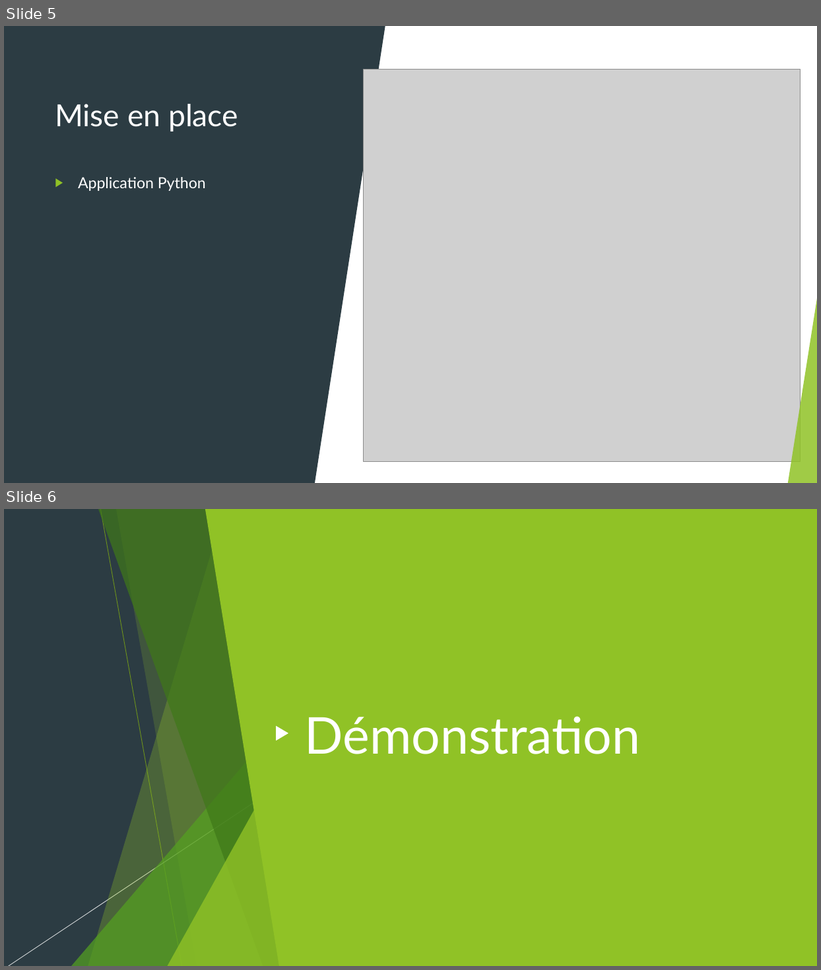
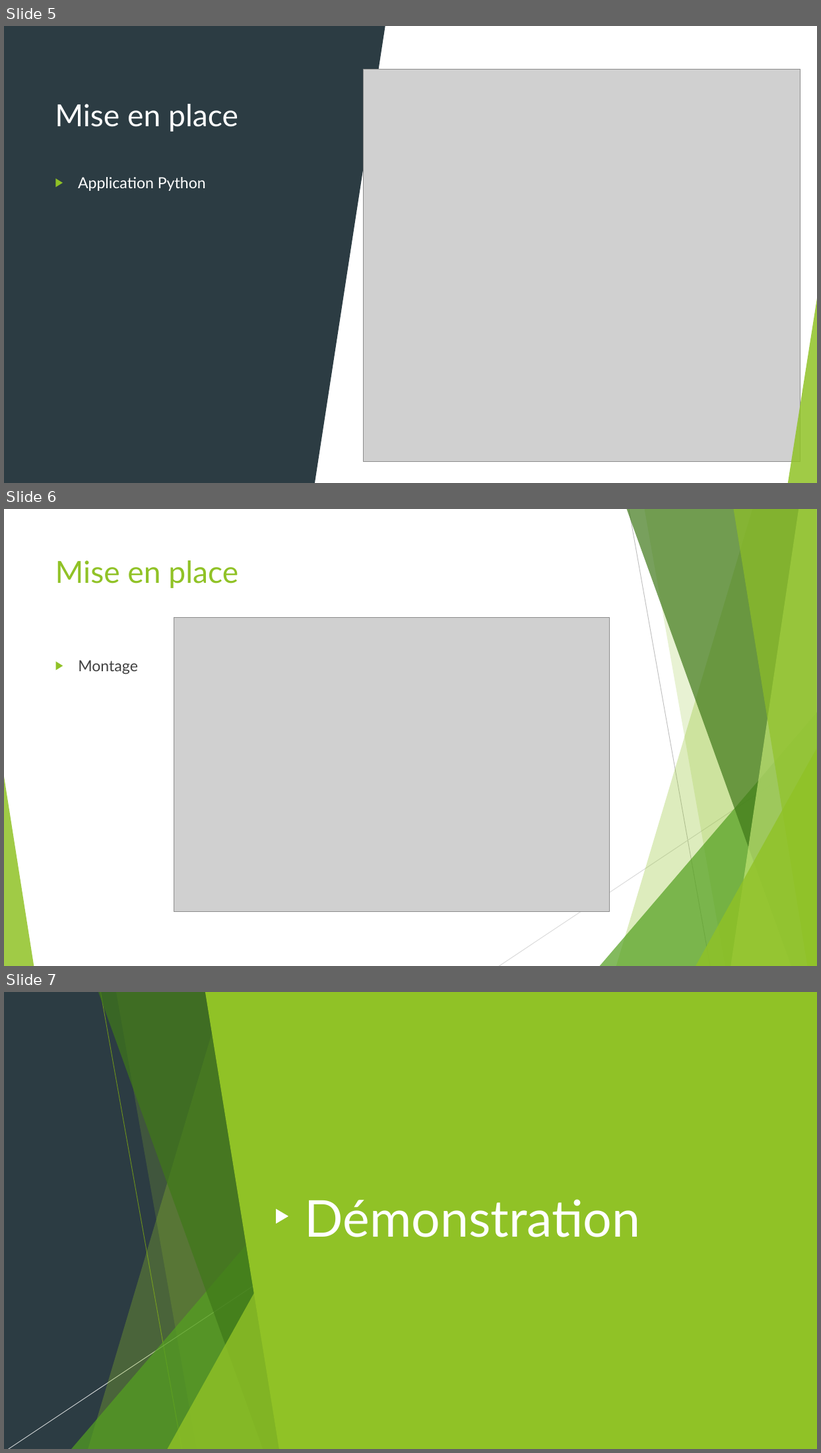
Before and after one commit to hboueix/ConnectedFlowers, a slide deck: Plant+.pptx. Shown one above the other, each under a label of ours: slides 5 and 6 before the commit, slides 5, 6 and 7 after it. The pictures are 821x970 and 821x1453 pixels, drawn with LibreOffice and Linux fonts; fonts in the diff are those of the drawing; grey boxes stand for pictures. Boxes give left, top, right and bottom in pixels: in the first picture for what was removed or moved away, otherwise in the second. Text is boxed around its words. In the diff, an @@ line names an element or a change of style, - is before the commit and + after.

Commit message:
diapo final OK

```diff
--- a/Plant+.pptx
+++ b/Plant+.pptx
@@ slide 6 added at (4,509,817,966), background #FFFFFF; not listed: 10 template elements that a slide beside it also shows @@
@@ title added at (55,560,238,588), 36 pt, text #90C226 @@
+Mise en place
@@ picture added at (174,618,610,912) @@
@@ text added at (78,660,138,674), 18 pt, text #404040 @@
+▶ Montage
@@ what was slide 6 is now slide 7 @@
```
